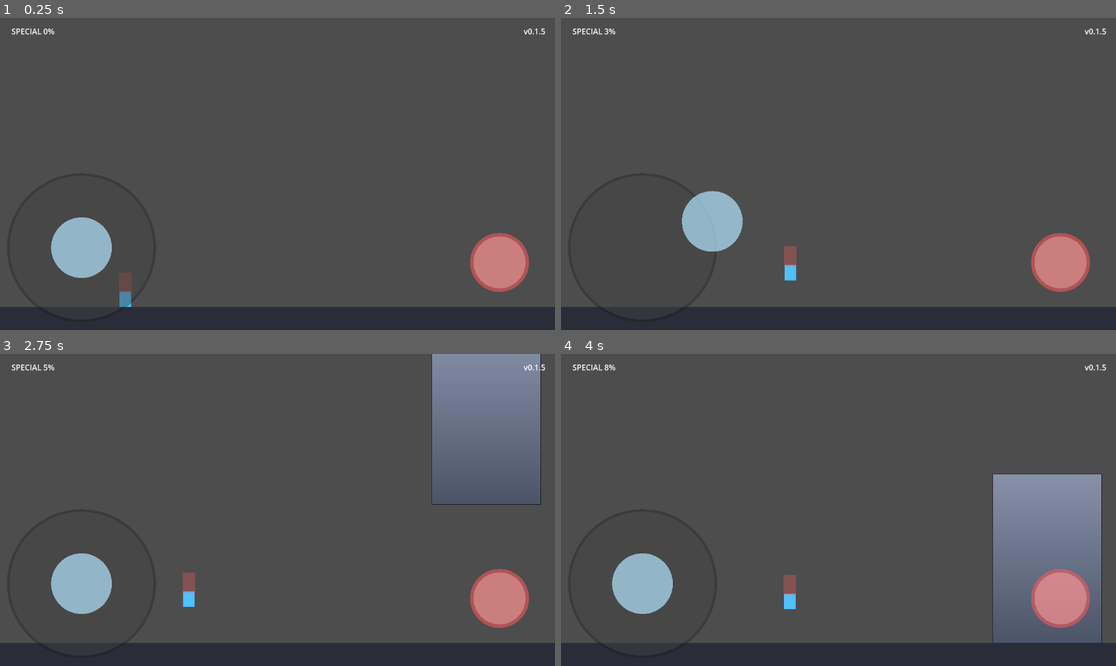
Above: before the commit, frames 1-4 (two rows, left to right).
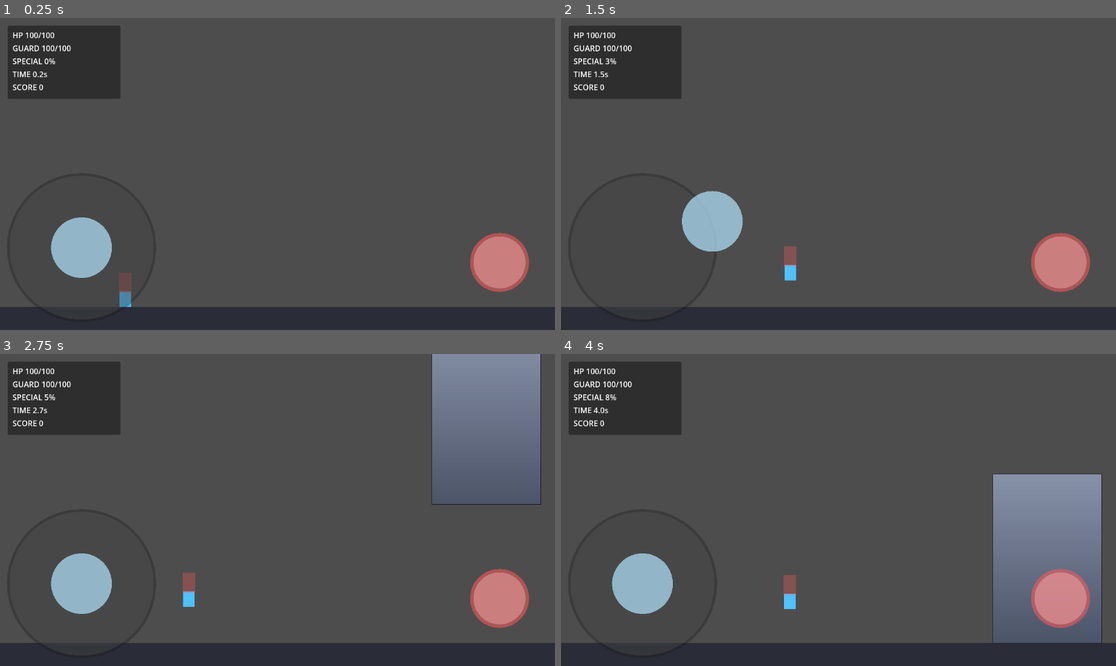
Above: after the commit, the same moments.

Repository: jenemia/BuildingSlash
Game: Godot game, scene res://scenes/Main.tscn
Same seed, same stepped clock (60 frames per second), same inputs: the game is played once before the commit and once after it. Before the commit the project starts from res://node_2d.tscn.
Inputs (mouse positions are in pixels of both pictures, inside the frame that each line leads up to):
- Up to frame 1 (0.25 s): no input
- Up to frame 2 (1.5 s): tap Enter at 0.5 s; move the mouse to (960, 158) at 0.52 s; hold D (move_right) 0.53-1.25 s; tap Z (attack) at 0.6 s; click (960, 158) at 0.67 s; tap Space (jump) at 0.77, 1.07 s; tap X (special) at 0.8 s; drag from (727, 189) to (810, 236) at 1.27 s
- Up to frame 3 (2.75 s): move the mouse to (333, 441) at 2.02 s; hold A (move_left) from 2.03 s (still down); tap Space (jump) at 2.1 s; tap Z (attack) at 2.3 s
- Up to frame 4 (4 s): release A (move_left) at 2.75 s; drag from (810, 572) to (672, 463) at 2.77 s; move the mouse to (1005, 556) at 3.52 s; hold D (move_right) from 3.53 s (still down); tap X (special) at 3.6 s; tap Space (jump) at 3.77, 3.8 s

The runs differ from the first frame. In frame 1, 4.6% of the frame differs, in the area x 1-99%, y 2-26%; in frame 2, 4.6%; in frame 3, 4.6%; in frame 4, 4.6%.
Error in both runs: Invalid access to property or key 'shape' on a base object of type 'Nil'. (res://scripts/world/falling_block.gd:104)

Commit message:
feat: implement tickets T08-T12 with combat HUD, result/meta loop, and web build

Diff:
--- a/node_2d.tscn
+++ b/node_2d.tscn
@@ -1,10 +1,15 @@
-[gd_scene load_steps=7 format=3 uid="uid://dt313wg2imqoo"]
+[gd_scene load_steps=12 format=3 uid="uid://dt313wg2imqoo"]
 
 [ext_resource type="PackedScene" path="res://scenes/player/Player.tscn" id="1_dwb4w"]
 [ext_resource type="Script" path="res://scripts/main/game_root.gd" id="1_root"]
 [ext_resource type="PackedScene" path="res://scenes/ui/MobileJoystick.tscn" id="2_7ofhs"]
 [ext_resource type="Script" path="res://scripts/world/falling_block_spawner.gd" id="3_spwnr"]
 [ext_resource type="PackedScene" path="res://scenes/world/FallingBlock.tscn" id="4_bldng"]
+[ext_resource type="PackedScene" path="res://scenes/ui/CombatHUD.tscn" id="5_hud"]
+[ext_resource type="PackedScene" path="res://scenes/ui/ResultPanel.tscn" id="6_result"]
+[ext_resource type="PackedScene" path="res://scenes/meta/MetaMenu.tscn" id="7_meta"]
+[ext_resource type="Script" path="res://scripts/meta/meta_progression.gd" id="8_progress"]
+[ext_resource type="Script" path="res://scripts/main/game_flow.gd" id="9_flow"]
 
 [sub_resource type="RectangleShape2D" id="RectangleShape2D_41j68"]
 size = Vector2(1280, 48)
@@ -47,23 +52,17 @@
 position = Vector2(380, 140)
 enabled = true
 
-[node name="HUD" type="CanvasLayer" parent="."]
-layer = 20
+[node name="CombatHUD" parent="." instance=ExtResource("5_hud")]
 
-[node name="VersionLabel" type="Label" parent="HUD"]
-offset_left = 1110.0
-offset_top = 16.0
-offset_right = 1260.0
-offset_bottom = 52.0
-horizontal_alignment = 2
-text = "v0.0.0"
+[node name="ResultPanel" parent="." instance=ExtResource("6_result")]
 
-[node name="SpecialGaugeLabel" type="Label" parent="HUD"]
-offset_left = 24.0
-offset_top = 16.0
-offset_right = 340.0
-offset_bottom = 52.0
-text = "SPECIAL 0%"
+[node name="MetaMenu" parent="." instance=ExtResource("7_meta")]
+
+[node name="MetaProgression" type="Node" parent="."]
+script = ExtResource("8_progress")
+
+[node name="GameFlow" type="Node" parent="."]
+script = ExtResource("9_flow")
 
 [node name="MobileControls" type="CanvasLayer" parent="."]
 layer = 10
--- a/project.godot
+++ b/project.godot
@@ -11,7 +11,7 @@
 [application]
 
 config/name="BuildingSlash"
-run/main_scene="uid://dt313wg2imqoo"
+run/main_scene="res://scenes/Main.tscn"
 config/features=PackedStringArray("4.6", "Mobile")
 config/icon="res://icon.svg"
 
--- /dev/null
+++ b/scenes/Main.tscn
@@ -0,0 +1,7 @@
+[gd_scene load_steps=2 format=3]
+
+[ext_resource type="PackedScene" path="res://node_2d.tscn" id="1_world"]
+
+[node name="Main" type="Node2D"]
+
+[node name="World" parent="." instance=ExtResource("1_world")]
--- /dev/null
+++ b/scenes/meta/MetaMenu.tscn
@@ -0,0 +1,47 @@
+[gd_scene load_steps=2 format=3]
+
+[ext_resource type="Script" path="res://scripts/meta/meta_menu.gd" id="1_meta"]
+
+[node name="MetaMenu" type="CanvasLayer"]
+layer = 45
+script = ExtResource("1_meta")
+
+[node name="Panel" type="Panel" parent="."]
+anchors_preset = 8
+anchor_left = 0.5
+anchor_top = 0.5
+anchor_right = 0.5
+anchor_bottom = 0.5
+offset_left = -210.0
+offset_top = -170.0
+offset_right = 210.0
+offset_bottom = 170.0
+
+[node name="VBox" type="VBoxContainer" parent="Panel"]
+offset_left = 14.0
+offset_top = 12.0
+offset_right = 398.0
+offset_bottom = 326.0
+
+[node name="Title" type="Label" parent="Panel/VBox"]
+text = "메타 업그레이드"
+
+[node name="CurrencyLabel" type="Label" parent="Panel/VBox"]
+text = "재화: 0"
+
+[node name="Buttons" type="VBoxContainer" parent="Panel/VBox"]
+
+[node name="AttackBtn" type="Button" parent="Panel/VBox/Buttons"]
+text = "공격 Lv.0"
+
+[node name="JumpBtn" type="Button" parent="Panel/VBox/Buttons"]
+text = "점프 Lv.0"
+
+[node name="GuardBtn" type="Button" parent="Panel/VBox/Buttons"]
+text = "방어 Lv.0"
+
+[node name="SpecialBtn" type="Button" parent="Panel/VBox/Buttons"]
+text = "필살 Lv.0"
+
+[node name="CloseButton" type="Button" parent="Panel/VBox"]
+text = "전투로 돌아가기"
--- a/scenes/player/Player.tscn
+++ b/scenes/player/Player.tscn
@@ -1,8 +1,9 @@
-[gd_scene load_steps=7 format=3]
+[gd_scene load_steps=8 format=3]
 
 [ext_resource type="Script" path="res://scripts/player/player_controller.gd" id="1_i2wq8"]
 [ext_resource type="Script" path="res://scripts/player/player_attack.gd" id="2_0r4wo"]
 [ext_resource type="Script" path="res://scripts/player/player_special.gd" id="3_special"]
+[ext_resource type="Script" path="res://scripts/player/player_guard.gd" id="4_guard"]
 
 [sub_resource type="RectangleShape2D" id="RectangleShape2D_8f7hj"]
 size = Vector2(24, 32)
@@ -36,5 +37,8 @@
 [node name="AttackComponent" type="Node" parent="."]
 script = ExtResource("2_0r4wo")
 
+[node name="GuardComponent" type="Node" parent="."]
+script = ExtResource("4_guard")
+
 [node name="SpecialComponent" type="Node" parent="."]
 script = ExtResource("3_special")
--- /dev/null
+++ b/scenes/ui/CombatHUD.tscn
@@ -0,0 +1,34 @@
+[gd_scene load_steps=2 format=3]
+
+[ext_resource type="Script" path="res://scripts/ui/combat_hud.gd" id="1_hud"]
+
+[node name="CombatHUD" type="CanvasLayer"]
+layer = 30
+script = ExtResource("1_hud")
+
+[node name="Panel" type="Panel" parent="."]
+offset_left = 16.0
+offset_top = 16.0
+offset_right = 250.0
+offset_bottom = 168.0
+
+[node name="VBox" type="VBoxContainer" parent="Panel"]
+offset_left = 10.0
+offset_top = 8.0
+offset_right = 224.0
+offset_bottom = 148.0
+
+[node name="HPLabel" type="Label" parent="Panel/VBox"]
+text = "HP 0/0"
+
+[node name="GuardLabel" type="Label" parent="Panel/VBox"]
+text = "GUARD 0/0"
+
+[node name="SpecialLabel" type="Label" parent="Panel/VBox"]
+text = "SPECIAL 0%"
+
+[node name="TimerLabel" type="Label" parent="Panel/VBox"]
+text = "TIME 0.0s"
+
+[node name="ScoreLabel" type="Label" parent="Panel/VBox"]
+text = "SCORE 0"
--- /dev/null
+++ b/scenes/ui/ResultPanel.tscn
@@ -0,0 +1,38 @@
+[gd_scene load_steps=2 format=3]
+
+[ext_resource type="Script" path="res://scripts/ui/result_panel.gd" id="1_result"]
+
+[node name="ResultPanel" type="CanvasLayer"]
+layer = 40
+script = ExtResource("1_result")
+
+[node name="Panel" type="Panel" parent="."]
+anchors_preset = 8
+anchor_left = 0.5
+anchor_top = 0.5
+anchor_right = 0.5
+anchor_bottom = 0.5
+offset_left = -160.0
+offset_top = -110.0
+offset_right = 160.0
+offset_bottom = 110.0
+
+[node name="VBox" type="VBoxContainer" parent="Panel"]
+offset_left = 12.0
+offset_top = 10.0
+offset_right = 308.0
+offset_bottom = 206.0
+
+[node name="Title" type="Label" parent="Panel/VBox"]
+text = "전투 결과"
+
+[node name="SummaryLabel" type="Label" parent="Panel/VBox"]
+text = "-"
+
+[node name="Buttons" type="HBoxContainer" parent="Panel/VBox"]
+
+[node name="RetryButton" type="Button" parent="Panel/VBox/Buttons"]
+text = "다시 시작"
+
+[node name="MetaButton" type="Button" parent="Panel/VBox/Buttons"]
+text = "메타 업그레이드"
--- /dev/null
+++ b/scripts/main/game_flow.gd
@@ -0,0 +1,129 @@
+extends Node
+
+const RewardCalculator = preload("res://scripts/meta/reward_calculator.gd")
+
+@export var max_hp: int = 100
+@export var touch_damage: int = 18
+
+@onready var root: Node2D = get_parent() as Node2D
+@onready var player: Node = root.get_node("Player")
+@onready var spawner: Node = root.get_node_or_null("EnemySpawner")
+@onready var hud: CanvasLayer = root.get_node("CombatHUD")
+@onready var result_panel: CanvasLayer = root.get_node("ResultPanel")
+@onready var meta_menu: CanvasLayer = root.get_node("MetaMenu")
+@onready var progression: Node = root.get_node("MetaProgression")
+
+var hp: int
+var score: int = 0
+var survival_sec: float = 0.0
+var is_run_active: bool = true
+
+func _ready() -> void:
+	hp = max_hp
+	_connect_ui()
+	_connect_world_events()
+	_apply_progression_to_player()
+	_update_hud()
+
+func _process(delta: float) -> void:
+	if not is_run_active:
+		return
+	survival_sec += delta
+	_update_hud()
+
+func _connect_ui() -> void:
+	if result_panel.has_signal("retry_pressed"):
+		result_panel.connect("retry_pressed", _on_retry_pressed)
+	if result_panel.has_signal("open_meta_pressed"):
+		result_panel.connect("open_meta_pressed", _on_open_meta_pressed)
+	if meta_menu.has_signal("close_pressed"):
+		meta_menu.connect("close_pressed", _on_close_meta_pressed)
+	if meta_menu.has_signal("upgrade_requested"):
+		meta_menu.connect("upgrade_requested", _on_upgrade_requested)
+	if progression.has_signal("progression_changed"):
+		progression.connect("progression_changed", _refresh_meta_menu)
+
+func _connect_world_events() -> void:
+	for block in get_tree().get_nodes_in_group("falling_block"):
+		_register_block(block)
+	get_tree().node_added.connect(_on_node_added)
+
+func _on_node_added(node: Node) -> void:
+	if node != null and node.is_in_group("falling_block"):
+		_register_block(node)
+
+func _register_block(block: Node) -> void:
+	if block.has_signal("touched_player") and not block.is_connected("touched_player", _on_block_touched_player):
+		block.connect("touched_player", _on_block_touched_player)
+	if block.has_signal("block_broken") and not block.is_connected("block_broken", _on_block_broken):
+		block.connect("block_broken", _on_block_broken)
+
+func _on_block_touched_player(_target: Node) -> void:
+	if not is_run_active:
+		return
+	var final_damage := float(touch_damage)
+	if player.has_method("apply_incoming_damage"):
+		final_damage = float(player.call("apply_incoming_damage", final_damage))
+	hp = maxi(0, hp - int(ceil(final_damage)))
+	_update_hud()
+	if hp <= 0:
+		_end_run()
+
+func _on_block_broken(_block: Node, _tier: String, score_value: int) -> void:
+	score += score_value
+	_update_hud()
+
+func _end_run() -> void:
+	is_run_active = false
+	if spawner != null:
+		spawner.set_process(false)
+	var reward := RewardCalculator.calculate_reward(survival_sec, score)
+	progression.call("add_currency", reward)
+	result_panel.call("show_result", survival_sec, score, reward)
+
+func _on_retry_pressed() -> void:
+	get_tree().reload_current_scene()
+
+func _on_open_meta_pressed() -> void:
+	_refresh_meta_menu()
+	meta_menu.call("show_menu", progression.get("currency"), progression.get("upgrades"), _costs())
+
+func _on_close_meta_pressed() -> void:
+	meta_menu.call("hide_menu")
+
+func _on_upgrade_requested(key: String) -> void:
+	var bought := bool(progression.call("try_buy_upgrade", key))
+	if bought:
+		_apply_progression_to_player()
+	_refresh_meta_menu()
+
+func _refresh_meta_menu() -> void:
+	if meta_menu.visible:
+		meta_menu.call("show_menu", progression.get("currency"), progression.get("upgrades"), _costs())
+
+func _apply_progression_to_player() -> void:
+	progression.call("apply_to_player", player)
+	_update_hud()
+
+func _costs() -> Dictionary:
+	return {
+		"attack": progression.call("get_upgrade_cost", "attack"),
+		"jump": progression.call("get_upgrade_cost", "jump"),
+		"guard": progression.call("get_upgrade_cost", "guard"),
+		"special": progression.call("get_upgrade_cost", "special"),
+	}
+
+func _update_hud() -> void:
+	if hud == null:
+		return
+	var guard_current := 0.0
+	var guard_max := 0.0
+	var special_ratio := 0.0
+	if player != null:
+		if player.has_method("get_guard_current"):
+			guard_current = float(player.call("get_guard_current"))
+		if player.has_method("get_guard_max"):
+			guard_max = float(player.call("get_guard_max"))
+		if player.has_method("get_special_ratio"):
+			special_ratio = float(player.call("get_special_ratio"))
+	hud.call("update_stats", hp, max_hp, guard_current, guard_max, special_ratio, survival_sec, score)
--- a/scripts/main/game_root.gd
+++ b/scripts/main/game_root.gd
@@ -2,8 +2,6 @@
 
 @export var ground_bottom_margin: float = 0.0
 @export var player_spawn_height_from_ground: float = 16.0
-@export var hud_margin_right: float = 20.0
-@export var hud_margin_top: float = 16.0
 @export var lock_camera_to_viewport: bool = true
 
 @onready var ground: StaticBody2D = $Ground
@@ -11,16 +9,11 @@
 @onready var ground_visual: Polygon2D = $Ground/GroundVisual
 @onready var player: Node2D = $Player
 @onready var camera: Camera2D = $Player/Camera2D
-@onready var version_label: Label = $HUD/VersionLabel
-@onready var special_gauge_label: Label = $HUD/SpecialGaugeLabel
 
 func _ready() -> void:
 	_layout_for_viewport()
 	if get_viewport() != null:
 		get_viewport().size_changed.connect(_layout_for_viewport)
-	_update_version_label()
-	_bind_special_signal()
-	_update_special_gauge_label()
 
 func _layout_for_viewport() -> void:
 	if ground_collision == null:
@@ -53,39 +46,3 @@
 	if camera != null and lock_camera_to_viewport:
 		camera.top_level = true
 		camera.global_position = viewport_size * 0.5
-
-	if version_label != null:
-		var s := version_label.size
-		version_label.position = Vector2(viewport_size.x - hud_margin_right - s.x, hud_margin_top)
-
-func _update_version_label() -> void:
-	if version_label == null:
-		return
-	version_label.text = "v%s" % _read_version()
-
-func _read_version() -> String:
-	return str(ProjectSettings.get_setting("application/config/version", "0.0.0"))
-
-func _process(_delta: float) -> void:
-	_update_special_gauge_label()
-
-func _bind_special_signal() -> void:
-	if player == null:
-		return
-	var special_component: Node = player.get_node_or_null("SpecialComponent")
-	if special_component == null:
-		return
-	if special_component.has_signal("gauge_changed"):
-		special_component.connect("gauge_changed", _on_special_gauge_changed)
-
-func _on_special_gauge_changed(_current: float, _max_value: float) -> void:
-	_update_special_gauge_label()
-
-func _update_special_gauge_label() -> void:
-	if special_gauge_label == null or player == null:
-		return
-	if not player.has_method("get_special_ratio"):
-		special_gauge_label.text = "SPECIAL --"
-		return
-	var ratio := float(player.call("get_special_ratio"))
-	special_gauge_label.text = "SPECIAL %d%%" % int(round(ratio * 100.0))
--- /dev/null
+++ b/scripts/meta/meta_menu.gd
@@ -0,0 +1,29 @@
+extends CanvasLayer
+
+signal close_pressed
+signal upgrade_requested(key: String)
+
+@onready var currency_label: Label = $Panel/VBox/CurrencyLabel
+@onready var attack_btn: Button = $Panel/VBox/Buttons/AttackBtn
+@onready var jump_btn: Button = $Panel/VBox/Buttons/JumpBtn
+@onready var guard_btn: Button = $Panel/VBox/Buttons/GuardBtn
+@onready var special_btn: Button = $Panel/VBox/Buttons/SpecialBtn
+
+func _ready() -> void:
+	visible = false
+	$Panel/VBox/CloseButton.pressed.connect(func(): emit_signal("close_pressed"))
+	attack_btn.pressed.connect(func(): emit_signal("upgrade_requested", "attack"))
+	jump_btn.pressed.connect(func(): emit_signal("upgrade_requested", "jump"))
+	guard_btn.pressed.connect(func(): emit_signal("upgrade_requested", "guard"))
+	special_btn.pressed.connect(func(): emit_signal("upgrade_requested", "special"))
+
+func show_menu(currency: int, upgrades: Dictionary, costs: Dictionary) -> void:
+	visible = true
+	currency_label.text = "재화: %d" % currency
+	attack_btn.text = "공격 Lv.%d (비용 %d)" % [int(upgrades.get("attack", 0)), int(costs.get("attack", 0))]
+	jump_btn.text = "점프 Lv.%d (비용 %d)" % [int(upgrades.get("jump", 0)), int(costs.get("jump", 0))]
+	guard_btn.text = "방어 Lv.%d (비용 %d)" % [int(upgrades.get("guard", 0)), int(costs.get("guard", 0))]
+	special_btn.text = "필살 Lv.%d (비용 %d)" % [int(upgrades.get("special", 0)), int(costs.get("special", 0))]
+
+func hide_menu() -> void:
+	visible = false
--- /dev/null
+++ b/scripts/meta/meta_progression.gd
@@ -0,0 +1,74 @@
+extends Node
+
+signal progression_changed
+
+const SaveDataRef = preload("res://scripts/meta/save_data.gd")
+
+var currency: int = 0
+var upgrades := {
+	"attack": 0,
+	"jump": 0,
+	"guard": 0,
+	"special": 0,
+}
+
+func _ready() -> void:
+	load_progression()
+
+func load_progression() -> void:
+	var data := SaveDataRef.load_data()
+	currency = int(data.get("currency", 0))
+	var raw_upgrades: Dictionary = data.get("upgrades", {})
+	for key in upgrades.keys():
+		upgrades[key] = int(raw_upgrades.get(key, 0))
+	emit_signal("progression_changed")
+
+func save_progression() -> void:
+	SaveDataRef.save_data({
+		"currency": currency,
+		"upgrades": upgrades,
+	})
+
+func add_currency(amount: int) -> void:
+	currency = maxi(0, currency + amount)
+	save_progression()
+	emit_signal("progression_changed")
+
+func get_upgrade_cost(key: String) -> int:
+	var level := int(upgrades.get(key, 0))
+	return 30 + (level * 20)
+
+func try_buy_upgrade(key: String) -> bool:
+	if not upgrades.has(key):
+		return false
+	var cost := get_upgrade_cost(key)
+	if currency < cost:
+		return false
+	currency -= cost
+	upgrades[key] = int(upgrades[key]) + 1
+	save_progression()
+	emit_signal("progression_changed")
+	return true
+
+func apply_to_player(player: Node) -> void:
+	if player == null:
+		return
+
+	# 공격력 증가
+	var attack_component: Node = player.get_node_or_null("AttackComponent")
+	if attack_component != null:
+		attack_component.set("attack_damage", 1 + int(upgrades.get("attack", 0)))
+
+	# 점프 강화
+	player.set("jump_velocity", -420.0 - float(int(upgrades.get("jump", 0)) * 24))
+
+	# 가드 게이지 최대치 강화
+	var guard_component: Node = player.get_node_or_null("GuardComponent")
+	if guard_component != null:
+		guard_component.set("guard_max", 100.0 + float(int(upgrades.get("guard", 0)) * 20))
+		guard_component.set("guard_current", guard_component.get("guard_max"))
+
+	# 필살기 충전 효율 강화
+	var special_component: Node = player.get_node_or_null("SpecialComponent")
+	if special_component != null:
+		special_component.set("gain_per_hit", 18.0 + float(int(upgrades.get("special", 0)) * 3))
--- /dev/null
+++ b/scripts/meta/reward_calculator.gd
@@ -0,0 +1,7 @@
+extends RefCounted
+class_name RewardCalculator
+
+static func calculate_reward(survival_sec: float, score: int) -> int:
+	var time_reward := int(floor(survival_sec * 0.8))
+	var score_reward := int(floor(score * 0.15))
+	return maxi(0, time_reward + score_reward)
--- /dev/null
+++ b/scripts/meta/save_data.gd
@@ -0,0 +1,44 @@
+extends RefCounted
+class_name SaveData
+
+const SAVE_PATH := "user://save_data.json"
+
+static func default_data() -> Dictionary:
+	return {
+		"currency": 0,
+		"upgrades": {
+			"attack": 0,
+			"jump": 0,
+			"guard": 0,
+			"special": 0,
+		}
+	}
+
+static func load_data() -> Dictionary:
+	if not FileAccess.file_exists(SAVE_PATH):
+		return default_data()
+	var file := FileAccess.open(SAVE_PATH, FileAccess.READ)
+	if file == null:
+		return default_data()
+	var parsed = JSON.parse_string(file.get_as_text())
+	if typeof(parsed) != TYPE_DICTIONARY:
+		return default_data()
+	return _merge_defaults(parsed)
+
+static func save_data(data: Dictionary) -> void:
+	var file := FileAccess.open(SAVE_PATH, FileAccess.WRITE)
+	if file == null:
+		push_error("[SaveData] failed to open save path")
+		return
+	file.store_string(JSON.stringify(_merge_defaults(data), "\t"))
+
+static func _merge_defaults(raw: Dictionary) -> Dictionary:
+	var merged := default_data()
+	merged["currency"] = int(raw.get("currency", merged["currency"]))
+	var upgrades: Dictionary = merged["upgrades"]
+	var incoming: Variant = raw.get("upgrades", {})
+	if typeof(incoming) == TYPE_DICTIONARY:
+		for key in upgrades.keys():
+			upgrades[key] = int(incoming.get(key, upgrades[key]))
+	merged["upgrades"] = upgrades
+	return merged
--- /dev/null
+++ b/scripts/player/player_guard.gd
@@ -0,0 +1,47 @@
+extends Node
+
+signal guard_changed(current: float, max_value: float, guarding: bool)
+
+@export var guard_max: float = 100.0
+@export var guard_current: float = 100.0
+@export var guard_drain_per_second: float = 30.0
+@export var guard_recover_per_second: float = 20.0
+@export var guard_damage_multiplier: float = 0.35
+@export var min_guard_to_activate: float = 5.0
+
+var is_guarding: bool = false
+
+func _ready() -> void:
+	guard_current = clampf(guard_current, 0.0, guard_max)
+	_emit_changed()
+
+func update_guard(delta: float, wants_guard: bool, can_guard: bool = true) -> void:
+	var prev_guarding := is_guarding
+
+	if wants_guard and can_guard and guard_current >= min_guard_to_activate:
+		is_guarding = true
+		guard_current = maxf(0.0, guard_current - guard_drain_per_second * delta)
+		if guard_current <= 0.0:
+			is_guarding = false
+	else:
+		is_guarding = false
+		guard_current = minf(guard_max, guard_current + guard_recover_per_second * delta)
+
+	if prev_guarding != is_guarding:
+		_emit_changed()
+		return
+
+	_emit_changed()
+
+func get_guard_ratio() -> float:
+	if guard_max <= 0.0:
+		return 0.0
+	return clampf(guard_current / guard_max, 0.0, 1.0)
+
+func get_damage_multiplier() -> float:
+	if is_guarding:
+		return guard_damage_multiplier
+	return 1.0
+
+func _emit_changed() -> void:
+	emit_signal("guard_changed", guard_current, guard_max, is_guarding)
--- /dev/null
+++ b/scripts/ui/combat_hud.gd
@@ -0,0 +1,14 @@
+extends CanvasLayer
+
+@onready var hp_label: Label = $Panel/VBox/HPLabel
+@onready var guard_label: Label = $Panel/VBox/GuardLabel
+@onready var special_label: Label = $Panel/VBox/SpecialLabel
+@onready var timer_label: Label = $Panel/VBox/TimerLabel
+@onready var score_label: Label = $Panel/VBox/ScoreLabel
+
+func update_stats(hp: int, max_hp: int, guard_current: float, guard_max: float, special_ratio: float, survival_sec: float, score: int) -> void:
+	hp_label.text = "HP %d/%d" % [hp, max_hp]
+	guard_label.text = "GUARD %d/%d" % [int(round(guard_current)), int(round(guard_max))]
+	special_label.text = "SPECIAL %d%%" % int(round(clampf(special_ratio, 0.0, 1.0) * 100.0))
+	timer_label.text = "TIME %.1fs" % survival_sec
+	score_label.text = "SCORE %d" % score
--- /dev/null
+++ b/scripts/ui/result_panel.gd
@@ -0,0 +1,19 @@
+extends CanvasLayer
+
+signal retry_pressed
+signal open_meta_pressed
+
+@onready var panel: Panel = $Panel
+@onready var summary_label: Label = $Panel/VBox/SummaryLabel
+
+func _ready() -> void:
+	visible = false
+	$Panel/VBox/Buttons/RetryButton.pressed.connect(func(): emit_signal("retry_pressed"))
+	$Panel/VBox/Buttons/MetaButton.pressed.connect(func(): emit_signal("open_meta_pressed"))
+
+func show_result(survival_sec: float, score: int, reward: int) -> void:
+	visible = true
+	summary_label.text = "생존 %.1fs\n점수 %d\n획득 재화 +%d" % [survival_sec, score, reward]
+
+func hide_result() -> void:
+	visible = false
Not shown, added: scripts/main/game_flow.gd.uid
Not shown, added: scripts/meta/meta_menu.gd.uid
Not shown, added: scripts/meta/meta_progression.gd.uid
Not shown, added: scripts/meta/reward_calculator.gd.uid
Not shown, added: scripts/meta/save_data.gd.uid
Not shown, added: scripts/player/player_guard.gd.uid
Not shown, added: scripts/ui/combat_hud.gd.uid
Not shown, added: scripts/ui/result_panel.gd.uid
Not shown, changed: PROTOTYPE_TRACKER.md
Not shown, added: docs/playtest-notes.md
Not shown, changed: index.pck
